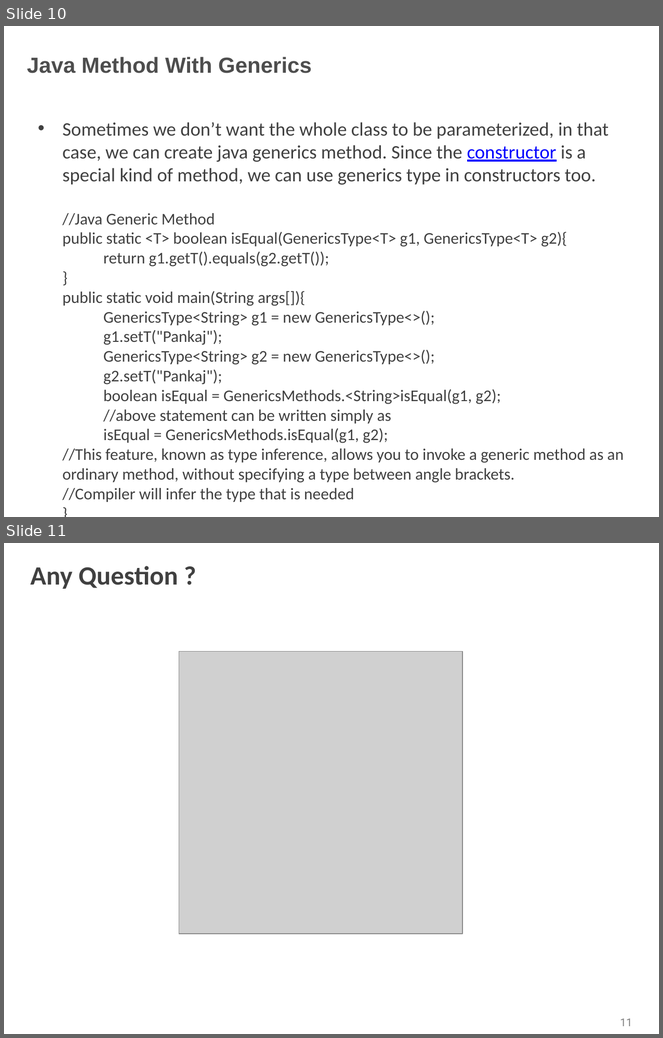
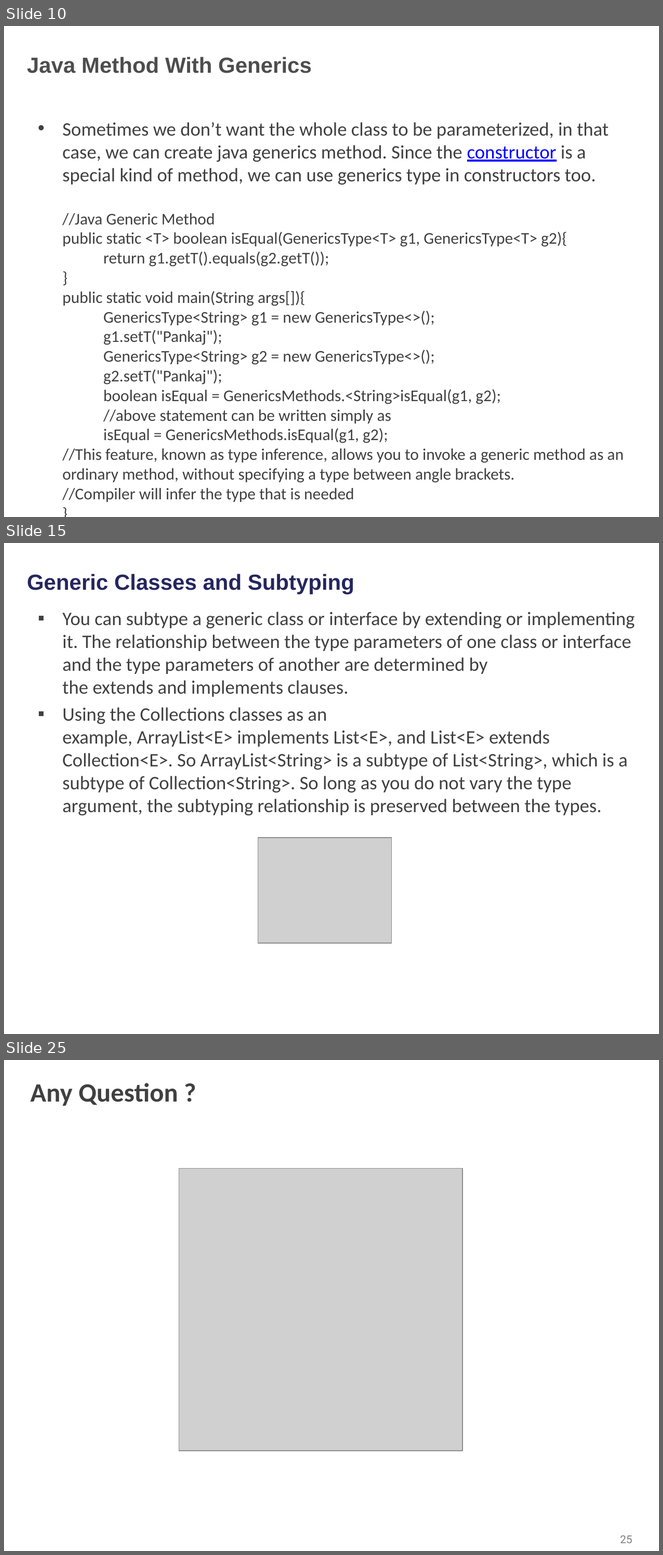
Before and after one commit to shalini06mittal/NCPIWS, a slide deck: ppt/Generics_Refresher.pptx. Shown one above the other, each under a label of ours: slides 10 and 11 before the commit, slides 10, 15 and 25 after it; the slides between them are not shown. The pictures are 663x1038 and 663x1555 pixels, drawn with LibreOffice and Linux fonts; fonts in the diff are those of the drawing; grey boxes stand for pictures; background and template pictures are left out. Boxes give left, top, right and bottom in pixels: in the first picture for what was removed or moved away, otherwise in the second. Text is boxed around its words. In the diff, an @@ line names an element or a change of style, - is before the commit and + after.

Commit message:
Generics PPT

```diff
--- a/ppt/Generics_Refresher.pptx
+++ b/ppt/Generics_Refresher.pptx
@@ slide 15 added at [4,543,659,1034], background picture (left out) @@
@@ title added at [27,574,354,594], 24 pt, text #25265E, bold @@
+Generic Classes and Subtyping
@@ text added at [62,612,635,816], 21 pt, text #404040 @@
+▪ You can subtype a generic class or interface by extending or implementing it. The relationship between the type parameters of one class or interface and the type parameters of another are determined by the extends and implements clauses.
+▪ Using the Collections classes as an example, ArrayList<E> implements List<E>, and List<E> extends Collection<E>. So ArrayList<String> is a subtype of List<String>, which is a subtype of Collection<String>. So long as you do not vary the type argument, the subtyping relationship is preserved between the types.
@@ picture added at [258,838,392,943] @@
@@ what was slide 11 is now slide 25 @@
@@ page number at [620,1536,633,1544]: text changed @@
-11
+25
```
Also in this commit, not shown: 13 other slides added, 5 other files.
